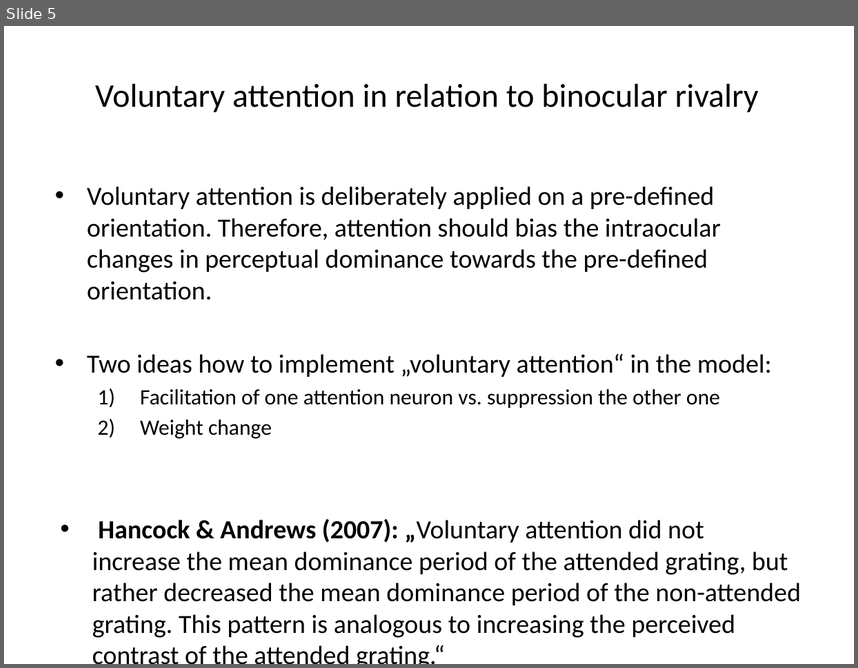
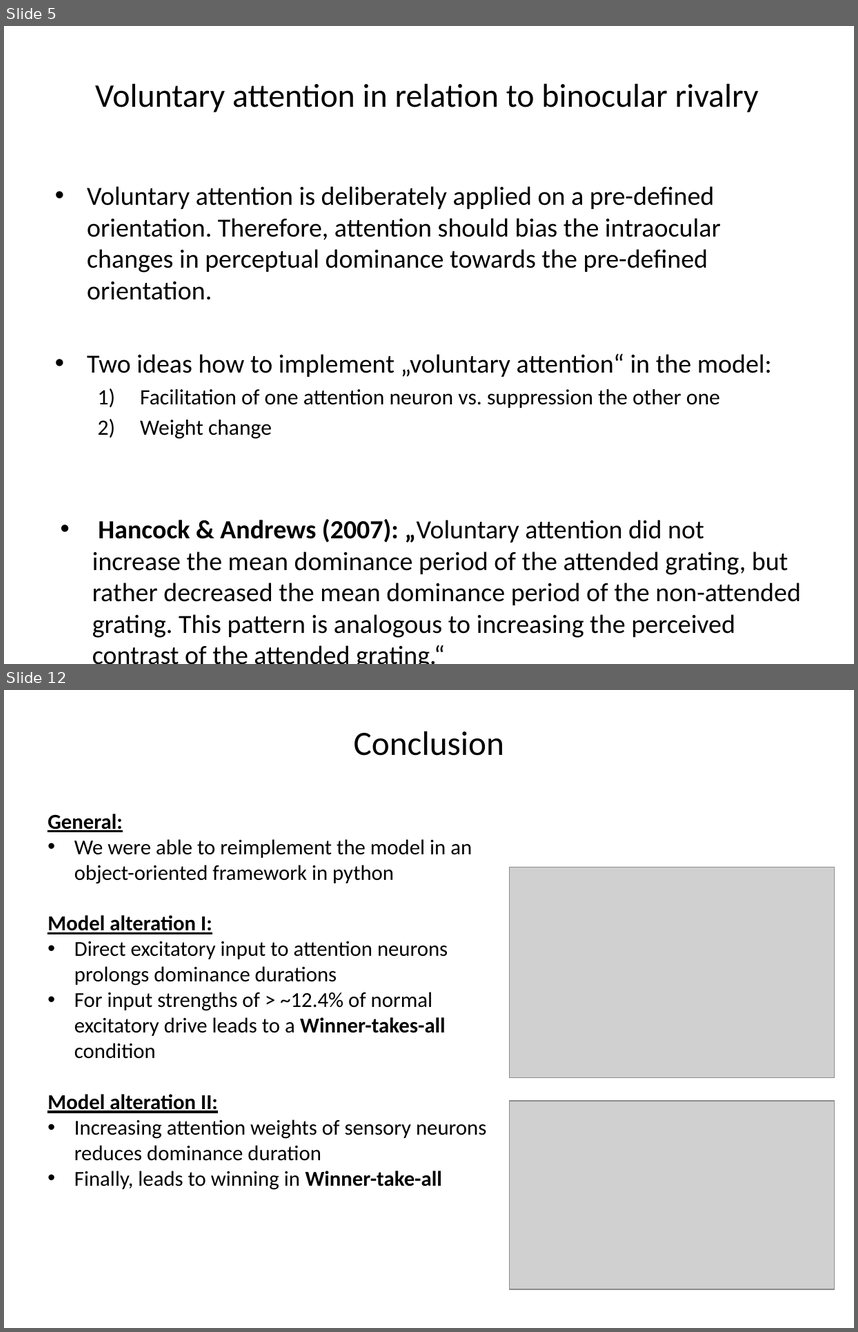
Before and after one commit to LukasNeugebauer/neuromatch_project, a slide deck: AttentionInBinocularRivalry_Project.pptx. Shown one above the other, each under a label of ours: slide 5 before the commit, slides 5 and 12 after it; the slides between them are not shown. The pictures are 858x668 and 858x1332 pixels, drawn with LibreOffice and Linux fonts; fonts in the diff are those of the drawing; grey boxes stand for pictures. Boxes give left, top, right and bottom in pixels: in the first picture for what was removed or moved away, otherwise in the second. Text is boxed around its words. In the diff, an @@ line names an element or a change of style, - is before the commit and + after.

```diff
--- a/AttentionInBinocularRivalry_Project.pptx
+++ b/AttentionInBinocularRivalry_Project.pptx
@@ slide 12 added at [4, 690, 854, 1328], background #FFFFFF @@
@@ title added at [354, 731, 504, 756], 28.8 pt, text #000000 @@
+Conclusion
@@ text added at [47, 814, 486, 1190], 18 pt, text #000000 @@
+General:
+• We were able to reimplement the model in an object-oriented framework in python
+Model alteration I:
+• Direct excitatory input to attention neurons prolongs dominance durations
+• For input strengths of > ~12.4% of normal excitatory drive leads to a Winner-takes-all condition
+Model alteration II:
+• Increasing attention weights of sensory neurons reduces dominance duration
+• Finally, leads to winning in Winner-take-all
@@ picture added at [509, 867, 833, 1077] @@
@@ picture added at [509, 1101, 833, 1290] @@
```
Also in this commit, not shown: 6 slides changed, 2 other slides added, 2 slides removed.
